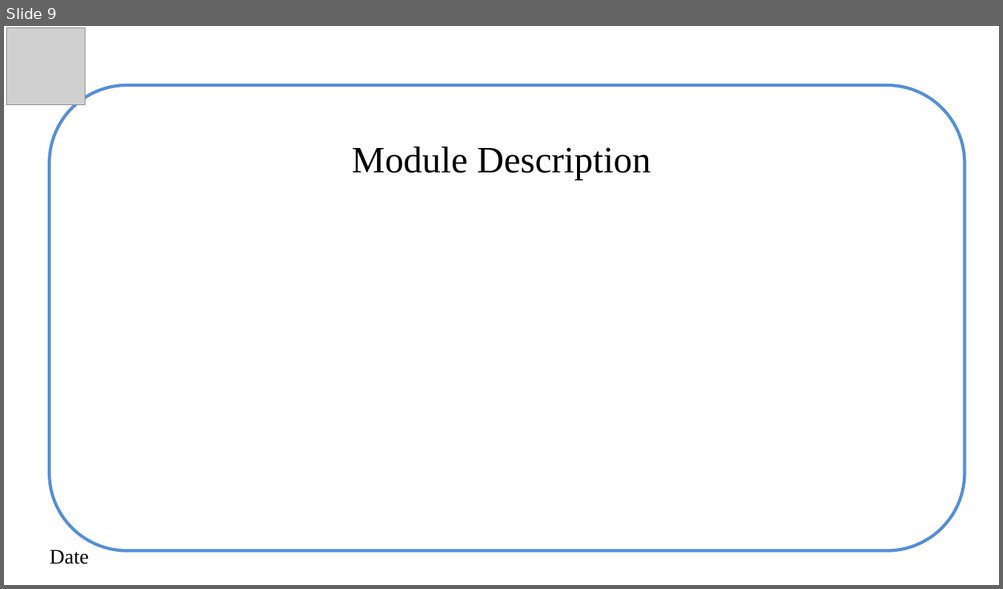
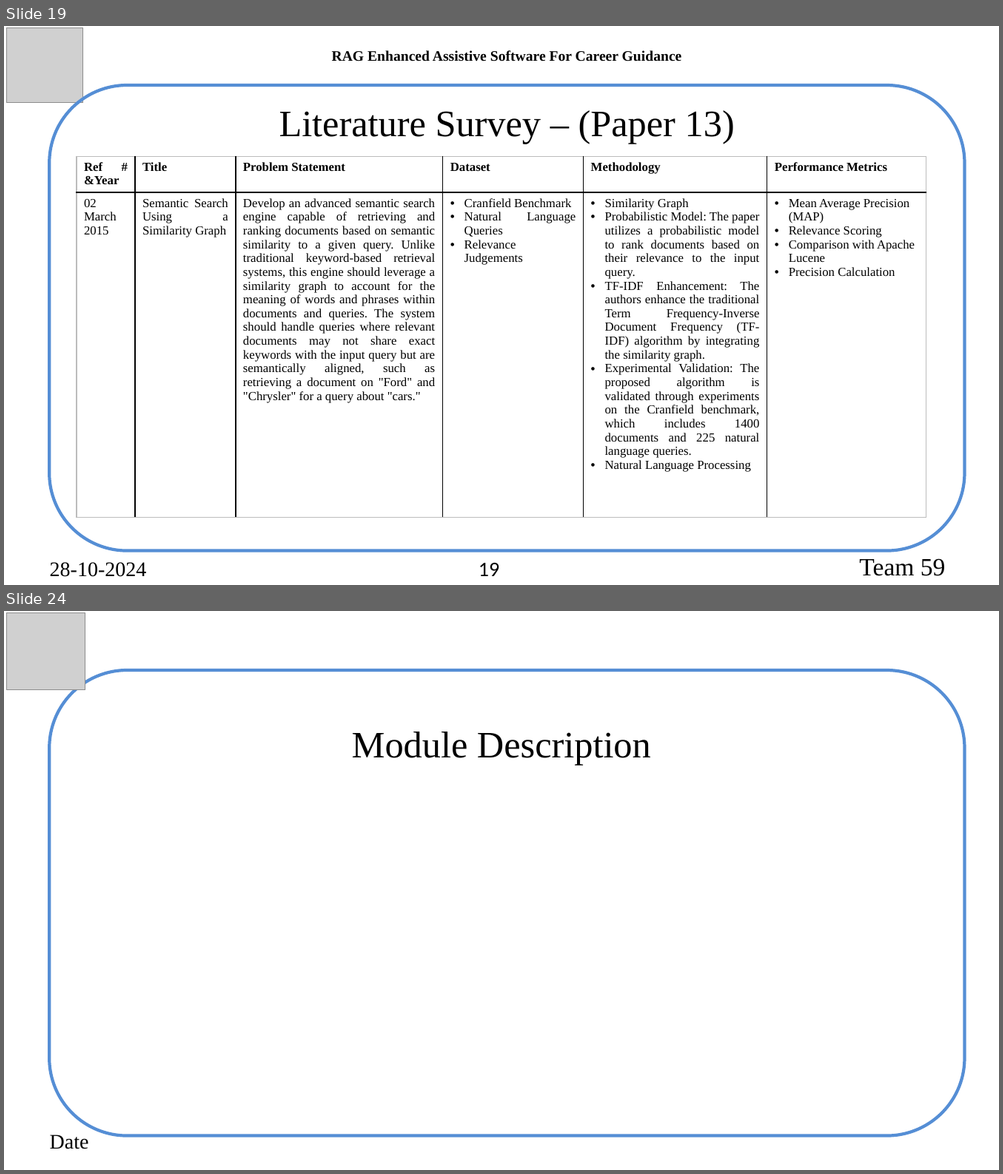
Before and after one commit to akhilswarop/RAG, a slide deck: Review 2/Review 2.pptx. Shown one above the other, each under a label of ours: slide 9 before the commit, slides 19 and 24 after it; the slides between them are not shown. The pictures are 1003x589 and 1003x1174 pixels, drawn with LibreOffice and Linux fonts; fonts in the diff are those of the drawing; grey boxes stand for pictures. Boxes give left, top, right and bottom in pixels: in the first picture for what was removed or moved away, otherwise in the second. Text is boxed around its words. In the diff, an @@ line names an element or a change of style, - is before the commit and + after.

```diff
--- a/Review 2/Review 2.pptx
+++ b/Review 2/Review 2.pptx
@@ slide 19 added at (4,26,999,585), background #FFFFFF @@
@@ picture added at (6,28,83,103) @@
@@ text added at (332,50,682,62), 14 pt, text #000000, bold @@
+RAG Enhanced Assistive Software For Career Guidance
@@ rounded rectangle added at (50,85,965,551), outline #558ED5 3 pt @@
@@ text added at (279,110,734,144), 36 pt, text #000000 @@
+Literature Survey – (Paper 13)
@@ table added at (77,156,925,519), 2 rows, 6 columns @@
+Ref # &Year | Title | Problem Statement | Dataset | Methodology | Performance Metrics
+02 March 2015 | Semantic Search Using a Similarity Graph | Develop an advanced semantic search engine capable of retrieving and ranking documents based on semantic similarity to a given query. Unlike traditional keyword-based retrieval systems, this engine should leverage a similarity graph to account for the meaning of words and phrases within documents and queries. The system should handle queries where relevant documents may not share exact keywords with the input query but are semantically aligned, such as retrieving a document on "Ford" and "Chrysler" for a query about "cars." | Cranfield Benchmark / Natural Language Queries / Relevance Judgements | Similarity Graph / Probabilistic Model: The paper utilizes a probabilistic model to rank documents based on their relevance to the input query. / TF-IDF Enhancement: The authors enhance the traditional Term Frequency-Inverse Document Frequency (TF-IDF) algorithm by integrating the similarity graph. / Experimental Validation: The proposed algorithm is validated through experiments on the Cranfield benchmark, which includes 1400 documents and 225 natural language queries. / Natural Language Processing | Mean Average Precision (MAP) / Relevance Scoring / Comparison with Apache Lucene / Precision Calculation
@@ text added at (50,562,147,577), 20 pt, text #000000 @@
+28-10-2024
@@ page number added at (478,562,499,577), 20 pt, text #000000 @@
+19
@@ text added at (859,559,945,577), 24 pt, text #000000 @@
+  Team 59
@@ what was slide 9 is now slide 24 @@
```
Also in this commit, not shown: 3 slides changed, 20 other slides added, 6 slides removed, 1 other file.
